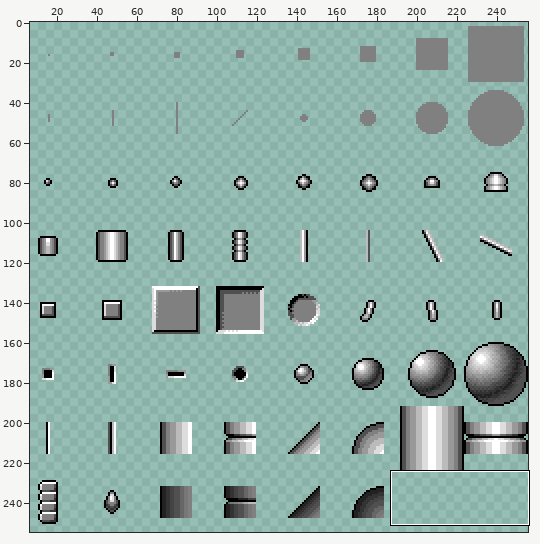
Sprite sheet -- brushes/00_default.png. The picture above shows the old version from afar; the outline marks the close-up.
Close-up. First the earlier version:
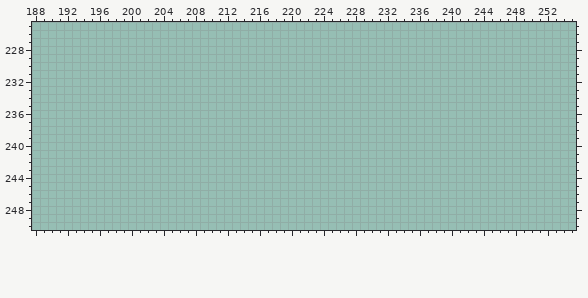
The file is 256x256 pixels. Colours within 5 levels of each other are drawn and written as one. Shown: x 188..255, y 225..250. The wide view leaves out empty margins. The commit also changed other parts of the picture, which this record leaves out.
The same view after the edit:
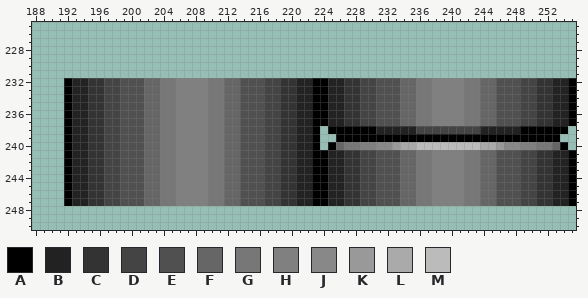
Palette (. is transparent): A #000000  B #222222  C #333333  D #444444  E #505050  F #666666  G #777777  H #808080  J #888888  K #999999  L #aaaaaa  M #bbbbbb
The exact change:
{"y":232,"x":192,"old":"................................................................","new":"ABBCCDDEEEFFGGHHHHGGFFEEEDDCCBBAABBCCDDEEEFFGGHHHHGGFFEEEDDCCBBA"}
{"y":233,"x":192,"old":"................................................................","new":"ABBCCDDEEEFFGGHHHHGGFFEEEDDCCBBAABBCCDDEEEFFGGHHHHGGFFEEEDDCCBBA"}
{"y":234,"x":192,"old":"................................................................","new":"ABBCCDDEEEFFGGHHHHGGFFEEEDDCCBBAABBCCDDEEEFFGGHHHHGGFFEEEDDCCBBA"}
{"y":235,"x":192,"old":"................................................................","new":"ABBCCDDEEEFFGGHHHHGGFFEEEDDCCBBAABBCCDDEEEFFGGHHHHGGFFEEEDDCCBBA"}
{"y":236,"x":192,"old":"................................................................","new":"ABBCCDDEEEFFGGHHHHGGFFEEEDDCCBBAABBCCDDEEEFFGGHHHHGGFFEEEDDCCBBA"}
{"y":237,"x":192,"old":"................................................................","new":"ABBCCDDEEEFFGGHHHHGGFFEEEDDCCBBAABBCCDDEEEFFGGHHHHGGFFEEEDDCCBBA"}
{"y":238,"x":192,"old":"................................","new":"ABBCCDDEEEFFGGHHHHGGFFEEEDDCCBBA"}
{"y":238,"x":225,"old":"..............................","new":"AAAAAABBBBBDDDDDDDDBBBBBAAAAAA"}
{"y":239,"x":192,"old":"................................","new":"ABBCCDDEEEFFGGHHHHGGFFEEEDDCCBBA"}
{"y":239,"x":226,"old":"............................","new":"AAAAAAAAAAAAAAAAAAAAAAAAAAAA"}
{"y":240,"x":192,"old":"................................","new":"ABBCCDDEEEFFGGHHHHGGFFEEEDDCCBBA"}
{"y":240,"x":225,"old":"..............................","new":"AFGGHHJJKLLMMMMMMMMLLKJJHHGGFA"}
{"y":241,"x":192,"old":"................................................................","new":"ABBCCDDEEEFFGGHHHHGGFFEEEDDCCBBAABBCCDDEEEFFGGHHHHGGFFEEEDDCCBBA"}
{"y":242,"x":192,"old":"................................................................","new":"ABBCCDDEEEFFGGHHHHGGFFEEEDDCCBBAABBCCDDEEEFFGGHHHHGGFFEEEDDCCBBA"}
{"y":243,"x":192,"old":"................................................................","new":"ABBCCDDEEEFFGGHHHHGGFFEEEDDCCBBAABBCCDDEEEFFGGHHHHGGFFEEEDDCCBBA"}
{"y":244,"x":192,"old":"................................................................","new":"ABBCCDDEEEFFGGHHHHGGFFEEEDDCCBBAABBCCDDEEEFFGGHHHHGGFFEEEDDCCBBA"}
{"y":245,"x":192,"old":"................................................................","new":"ABBCCDDEEEFFGGHHHHGGFFEEEDDCCBBAABBCCDDEEEFFGGHHHHGGFFEEEDDCCBBA"}
{"y":246,"x":192,"old":"................................................................","new":"ABBCCDDEEEFFGGHHHHGGFFEEEDDCCBBAABBCCDDEEEFFGGHHHHGGFFEEEDDCCBBA"}
{"y":247,"x":192,"old":"................................................................","new":"ABBCCDDEEEFFGGHHHHGGFFEEEDDCCBBAABBCCDDEEEFFGGHHHHGGFFEEEDDCCBBA"}
{"label":"added","picture_box":[64,78,576,206]}
